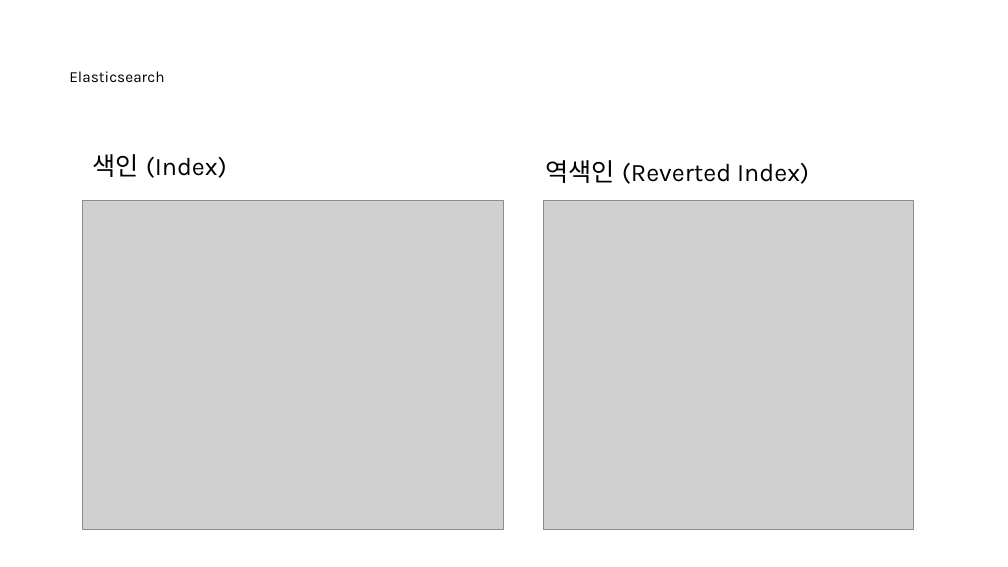
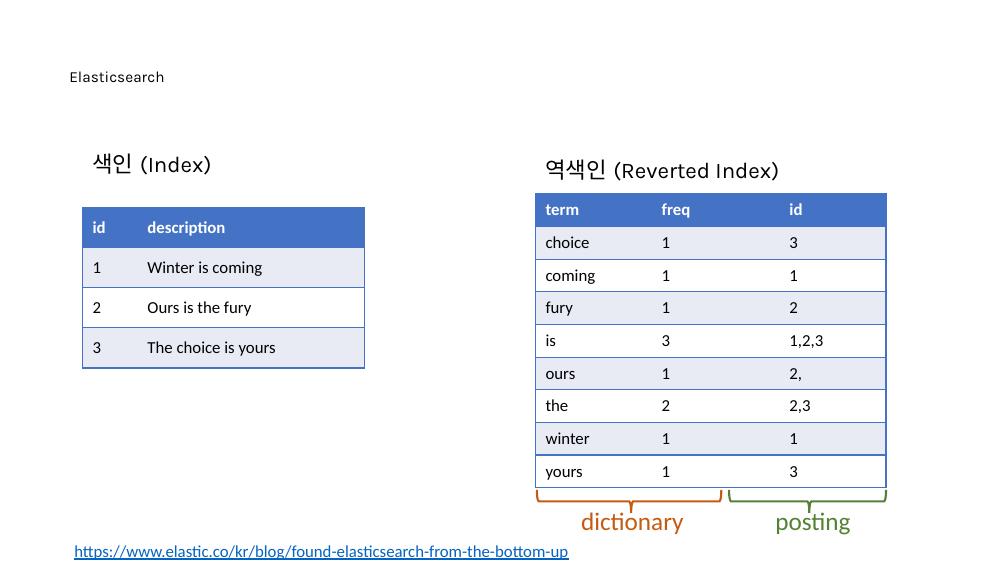
Before and after one commit to nayasis/fastcampus-hyper-webflux, a slide deck: slide 24 of 99.ppt/[Ch4-8. 결제 서비스 기능확장.pptx (slide 15 before the commit). Drawn at 1008x567 pixels with LibreOffice and Linux fonts; fonts in the diff are those of the drawing; grey boxes stand for pictures; background and template pictures are left out. Boxes give left, top, right and bottom in pixels: in the first picture for what was removed or moved away, otherwise in the second. Text is boxed around its words. In the diff, an @@ line names an element or a change of style, - is before the commit and + after.

```diff
--- a/99.ppt/[Ch4-8. 결제 서비스 기능확장.pptx
+++ b/99.ppt/[Ch4-8. 결제 서비스 기능확장.pptx
@@ text "색인 (Index)" at box(92, 153, 212, 175): size 18 to 16 pt @@
@@ text "역색인 (Reverted Index)" at box(545, 159, 779, 181): size 18 to 16 pt @@
@@ picture removed at box(83, 201, 504, 530) @@
@@ table added at box(83, 208, 364, 368), 4 rows, 2 columns @@
+id | description
+1 | Winter is coming
+2 | Ours is the fury
+3 | The choice is yours
@@ table added at box(535, 194, 886, 488), 9 rows, 3 columns @@
+term | freq | id
+choice | 1 | 3
+coming | 1 | 1
+fury | 1 | 2
+is | 3 | 1,2,3
+ours | 1 | 2,
+the | 2 | 2,3
+winter | 1 | 1
+yours | 1 | 3
@@ picture removed at box(543, 201, 913, 530) @@
@@ left brace added at box(537, 490, 722, 513), outline #C55A11 1.5 pt @@
@@ text added at box(581, 509, 683, 534), 18 pt, text #C55A11 @@
+dictionary
@@ left brace added at box(729, 490, 887, 514), outline #548235 1.5 pt @@
@@ text added at box(775, 509, 850, 535), 18 pt, text #548235 @@
+posting
@@ text added at box(74, 545, 568, 560), 12 pt, text #0563C1, underline @@
+https://www.elastic.co/kr/blog/found-elasticsearch-from-the-bottom-up
```
Also in this commit, not shown: 12 other slides changed, 4 slides added.
